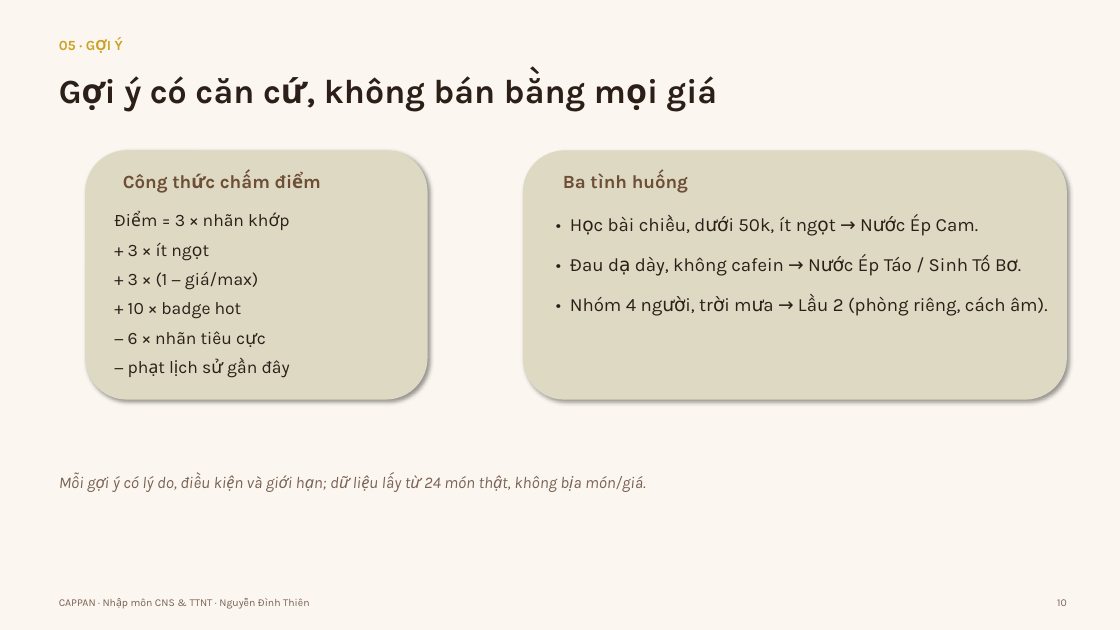
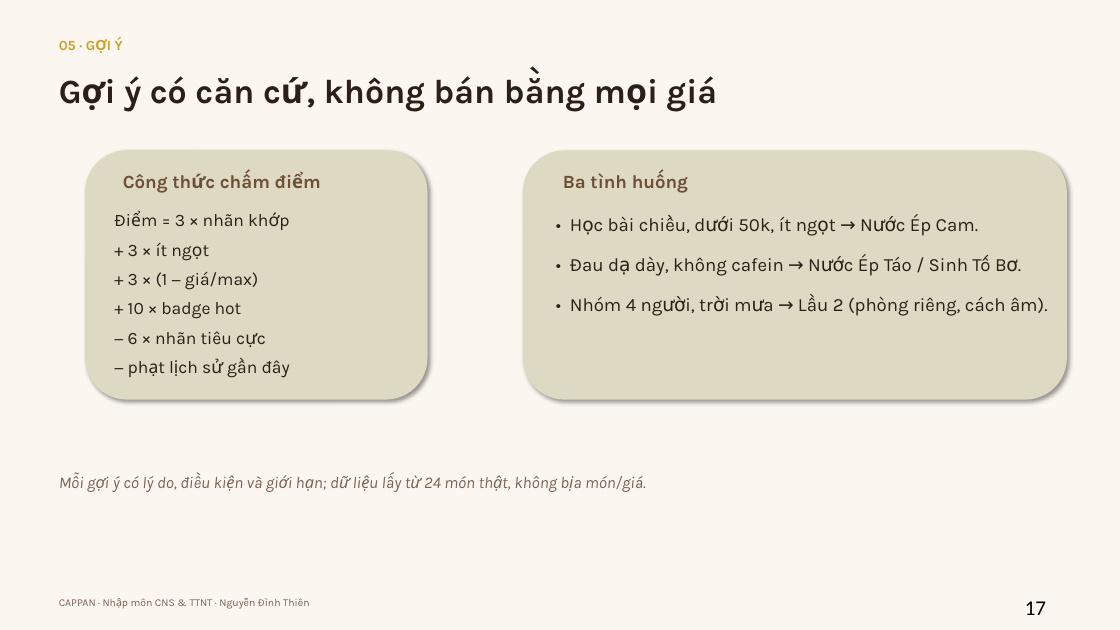
Before and after one commit to cappannguyen-0901/cappanwebdemo, a slide deck: slide 17 of cappan-slides.ppt (slide 10 before the commit). Drawn at 1120x630 pixels with LibreOffice and Linux fonts; fonts in the diff are those of the drawing. Boxes give left, top, right and bottom in pixels: in the first picture for what was removed or moved away, otherwise in the second. Text is boxed around its words. In the diff, an @@ line names an element or a change of style, - is before the commit and + after.

```diff
--- a/cappan-slides.ppt
+++ b/cappan-slides.ppt
@@ text at (x1=1025, y1=601, x2=1046, y2=615): text changed; size 9 to 18 pt; font Karla to Calibri; text colour #7A6255 to #000000 @@
-10
+17
```
Also in this commit, not shown: 11 other slides changed, 8 slides added, 1 slide removed, 1 other file.
